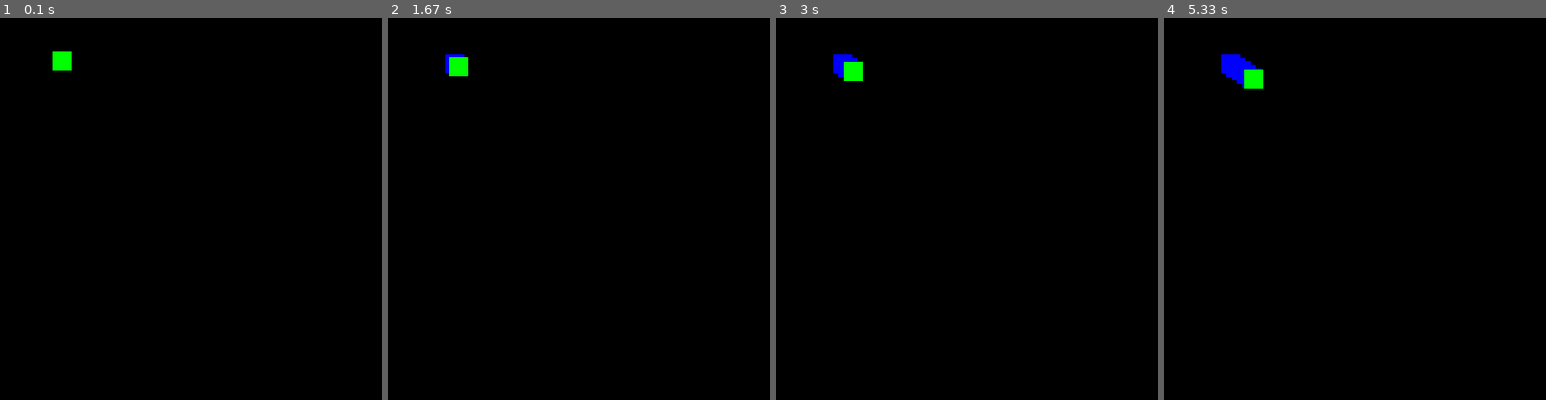
Above: before the commit, frames 1-4 (left to right).
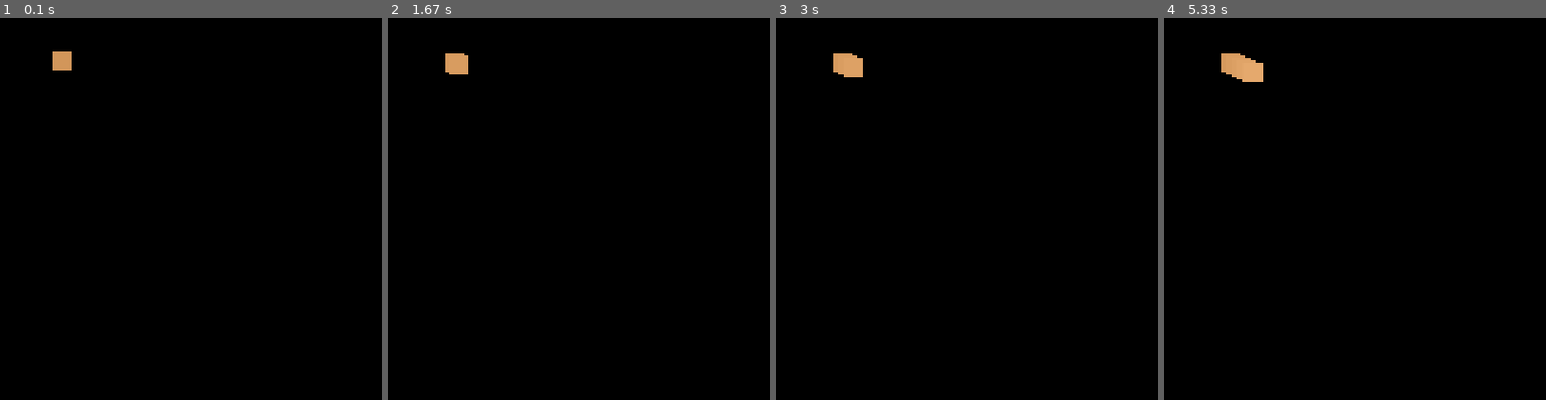
Above: after the commit, the same moments.

Repository: MichalPrzyl/Pygame-Trail-Renderer
Game: pygame game, started from game.py
Same seed, same stepped clock (60 frames per second), same inputs: the game is played once before the commit and once after it.
Inputs:
- Up to frame 1 (0.1 s): no input
- Up to frame 2 (1.67 s): no input
- Up to frame 3 (3 s): no input
- Up to frame 4 (5.33 s): no input

The runs differ from the first frame. In frame 1, 0.2% of the frame differs, in the area x 13-19%, y 8-14%; in frame 2, 0.3%; in frame 3, 0.5%; in frame 4, 0.8%, in the area x 15-26%, y 9-19%.

Commit message:
Working trail, nice colors + screen readme

Diff:
--- a/game.py
+++ b/game.py
@@ -21,7 +21,7 @@
 # Moving
 position = {'x': 75, 'y': 55}
 x_step = 0.09
-y_step = 0.06
+y_step = 0.04
 
 def set_x_position(value):
     position['x'] = value
@@ -42,12 +42,31 @@
 squares = []
 SQUARE_QUANTITY = 150
 
-def add_square(new_x_position, new_y_position):
-    squares.append({'position': {'x': new_x_position, 'y': new_y_position}})
+def add_square(new_x_position, new_y_position, r, g, b):
+    squares.append(
+        {'position':
+         {
+             'x': new_x_position,
+             'y': new_y_position
+         },
+         'color': (r, g, b)})
     if len(squares) > SQUARE_QUANTITY:
         squares.pop(0)
 
 iteration = 0
+
+
+color_r = 210
+color_r_going_up = True
+
+color_g = 150
+color_g_going_up = True
+
+color_b = 90
+color_b_going_up = True
+
+COLOR_CHANGE_STEP = 0.06
+
 while running:
     iteration += 1
     # Drawing whole canvas
@@ -70,21 +89,46 @@
         going_down = True
 
     if iteration % 60 == 0:
-        add_square(new_x_position, new_y_position)
+        add_square(new_x_position, new_y_position, color_r, color_g, color_b)
 
     set_x_position(new_x_position)
     set_y_position(new_y_position)
 
+    if color_r > 252:
+        color_r_going_up = False
+    if color_r < 2:
+        color_r_going_up = True
+
+    if color_g > 252:
+        color_g_going_up = False
+    if color_g < 2:
+        color_g_going_up = True
+
+    if color_b > 252:
+        color_b_going_up = False
+    if color_b < 2:
+        color_b_going_up = True
+
+    color_r_step = COLOR_CHANGE_STEP if color_r_going_up else -COLOR_CHANGE_STEP
+    color_g_step = COLOR_CHANGE_STEP if color_g_going_up else -COLOR_CHANGE_STEP
+    color_b_step = COLOR_CHANGE_STEP if color_b_going_up else -COLOR_CHANGE_STEP
+
+    color_r += color_r_step
+    color_g += color_g_step
+    color_b += color_b_step
+
     # Drawing trail
     for square in squares:
         pygame.draw.rect(screen,
-                         BLUE,
+                         (square['color'][0],
+                          square['color'][1],
+                          square['color'][2]),
                          (square['position']['x'] - PLAYER_WIDTH,
                           square['position']['y'] - PLAYER_WIDTH,
                          PLAYER_WIDTH, PLAYER_WIDTH))
 
     # Drawing player
-    pygame.draw.rect(screen, GREEN, (position['x'] - PLAYER_WIDTH, position['y'] - PLAYER_WIDTH, PLAYER_WIDTH, PLAYER_WIDTH))
+    pygame.draw.rect(screen, (color_r, color_g,color_b), (position['x'] - PLAYER_WIDTH, position['y'] - PLAYER_WIDTH, PLAYER_WIDTH, PLAYER_WIDTH))
 
     #1 Process input/events
     # clock.tick(FPS)     ## will make the loop run at the same speed all the time
Binary file added: .readme/screen01.png
Not shown, added: README.md
